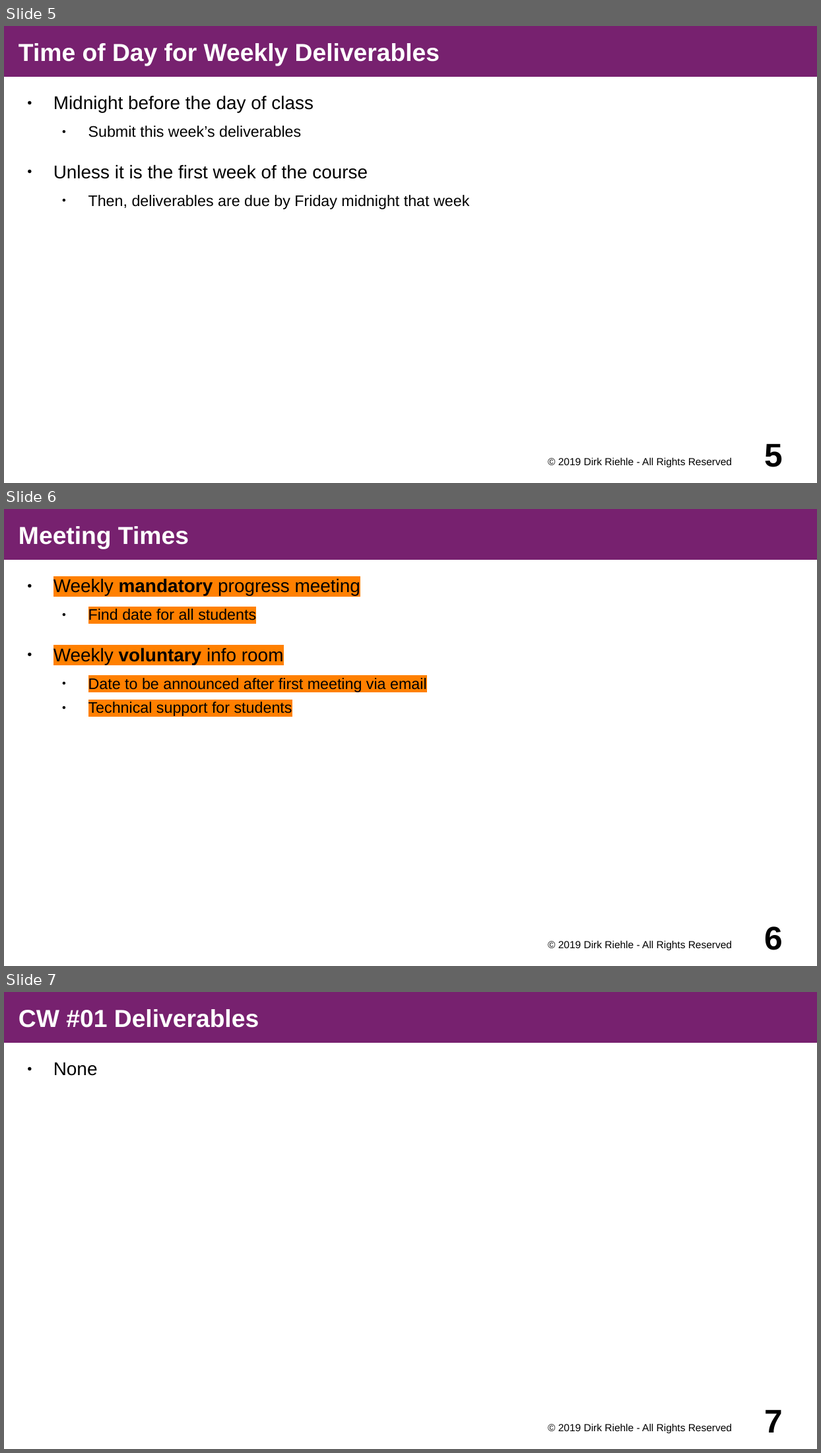
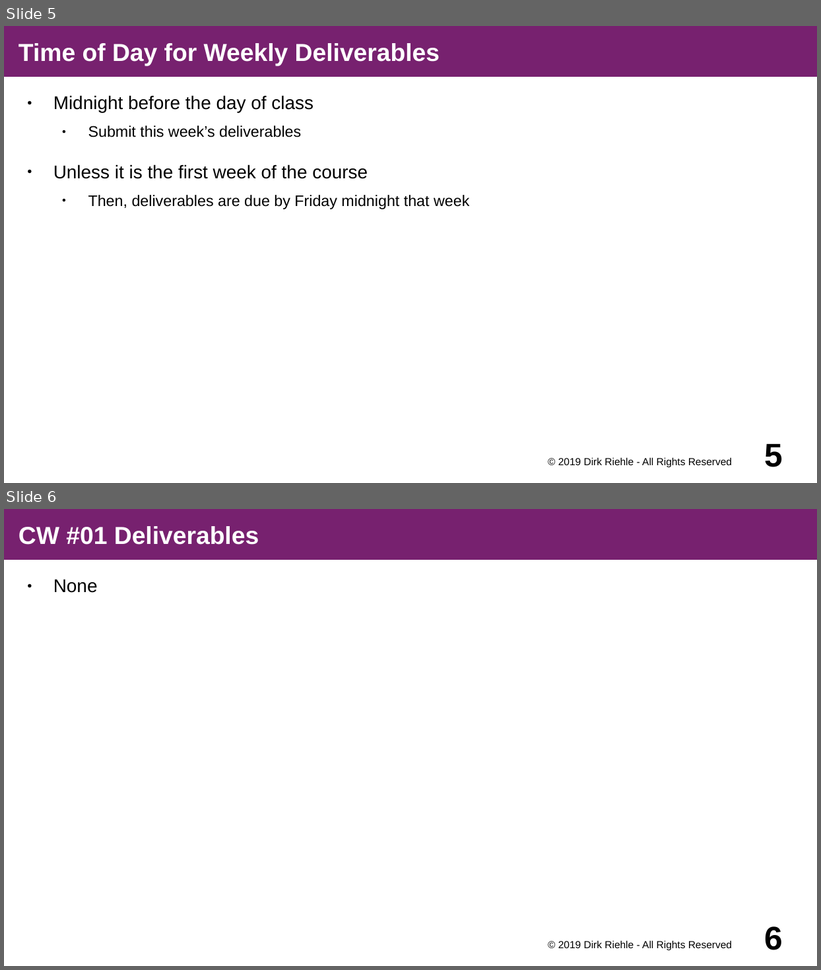
Before and after one commit to dirkriehle/amse-course, a slide deck: Lecture slides/AMSE A02 - Course Schedule.odp. Shown one above the other, each under a label of ours: slides 5, 6 and 7 before the commit, slides 5 and 6 after it. The pictures are 821x1453 and 821x970 pixels, drawn with LibreOffice and Linux fonts; fonts in the diff are those of the drawing. Boxes give left, top, right and bottom in pixels: in the first picture for what was removed or moved away, otherwise in the second. Text is boxed around its words. In the diff, an @@ line names an element or a change of style, - is before the commit and + after.

```diff
--- a/Lecture slides/AMSE A02 - Course Schedule.odp
+++ b/Lecture slides/AMSE A02 - Course Schedule.odp
@@ slide 6 removed at (x1=4, y1=509, x2=817, y2=966), background #FFFFFF @@
@@ title removed at (x1=4, y1=509, x2=817, y2=560) @@
-Meeting Times
@@ text removed at (x1=54, y1=578, x2=427, y2=716) @@
-● Weekly mandatory progress meeting
-  ● Find date for all students
-● Weekly voluntary info room
-  ● Date to be announced after first meeting via email
-  ● Technical support for students
@@ text removed at (x1=558, y1=941, x2=732, y2=951) @@
-© 2019 Dirk Riehle - All Rights Reserved
@@ page number removed at (x1=764, y1=927, x2=783, y2=951) @@
-6
@@ what was slide 7 is now slide 6 @@
@@ page number at (x1=764, y1=927, x2=783, y2=951): text changed @@
-7
+6
```
Also in this commit, not shown: 14 slides changed, 5 other files.
